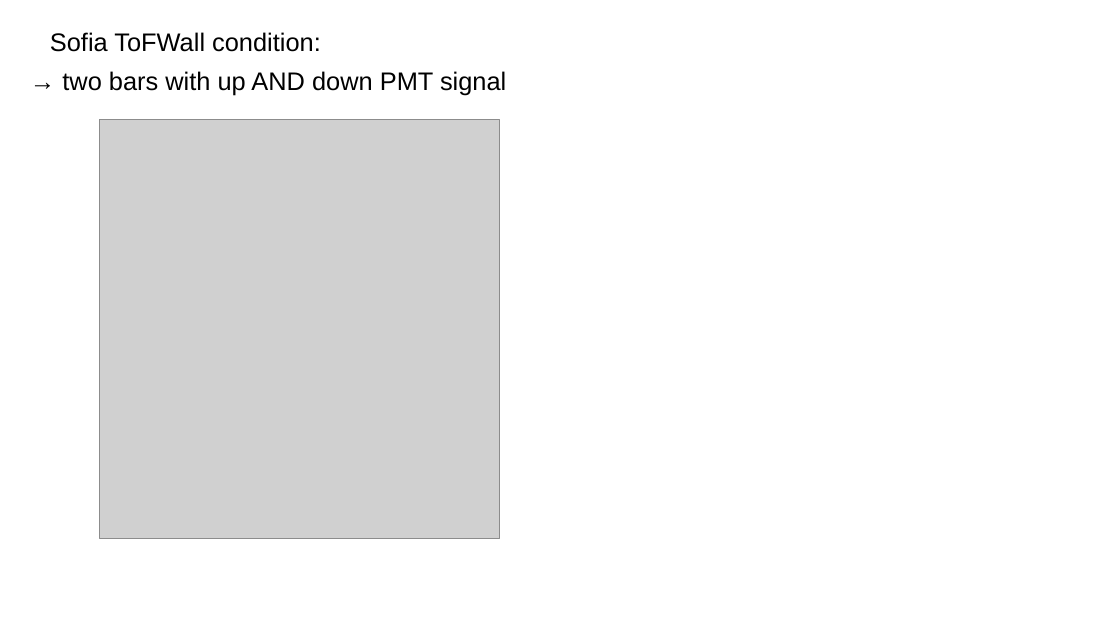
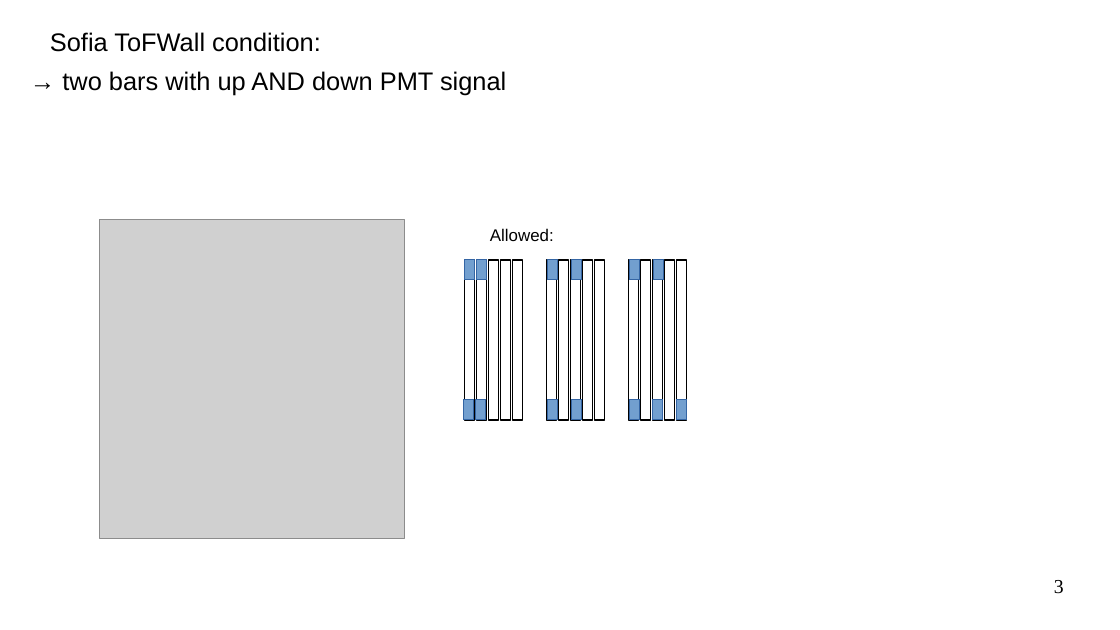
Before and after one commit to jenegger/phd_thesis, a slide deck: slide 3 of other/sofia_tof_analysis.odp. Drawn at 1120x630 pixels with LibreOffice and Linux fonts; fonts in the diff are those of the drawing; grey boxes stand for pictures. Boxes give left, top, right and bottom in pixels: in the first picture for what was removed or moved away, otherwise in the second. Text is boxed around its words. In the diff, an @@ line names an element or a change of style, - is before the commit and + after.

```diff
--- a/other/sofia_tof_analysis.odp
+++ b/other/sofia_tof_analysis.odp
@@ picture: place and size @@
-picture at (100,120,500,539)
+picture at (100,221,405,539)
@@ text added at (490,228,554,241), 12 pt, text #000000 @@
+Allowed:
@@ group added at (464,260,687,421): 28 rectangles @@
@@ page number added at (1054,580,1064,594), 14 pt, text #000000 @@
+3
```
Also in this commit, not shown: 5 other slides changed, 1 slide added, 10 other files.
